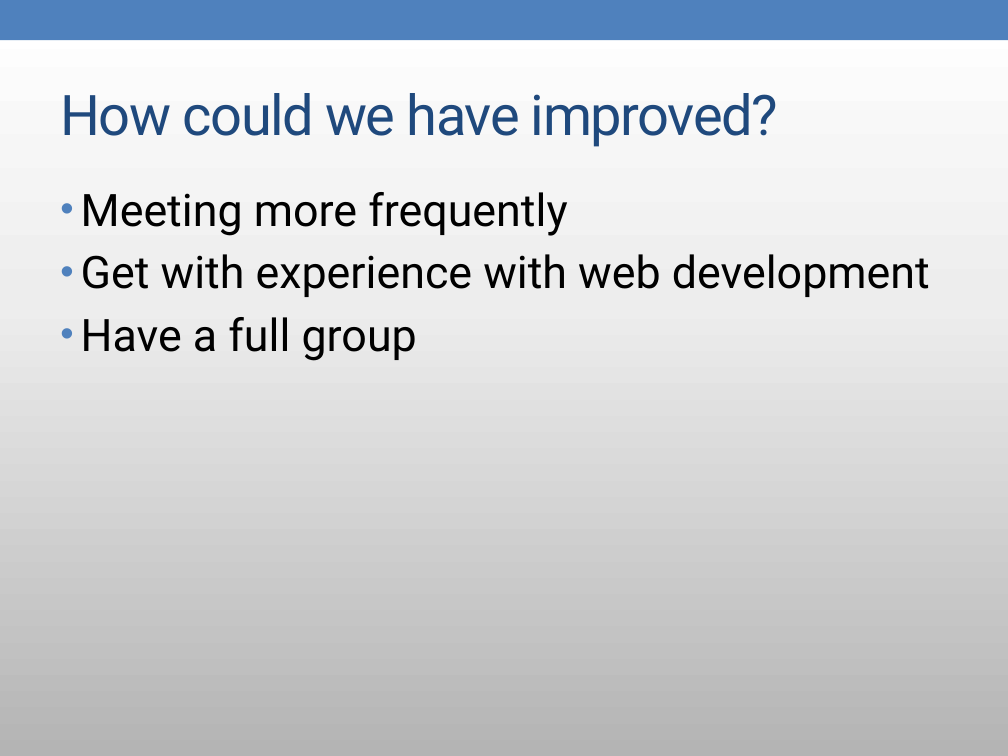
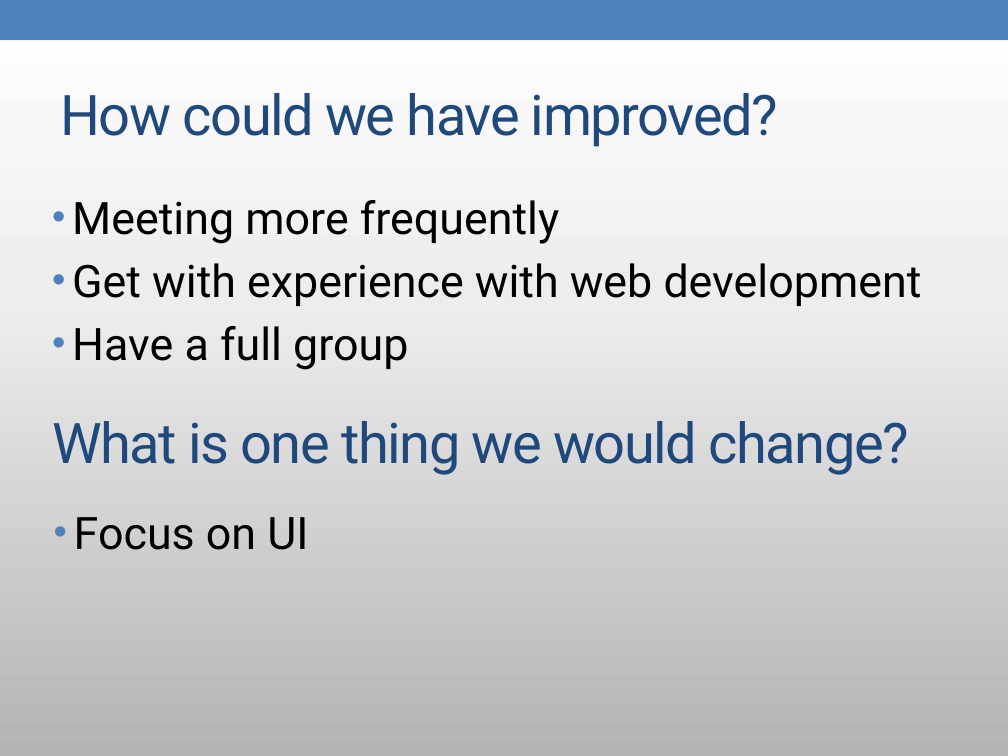
Before and after one commit to yotengo/MaverickApplicationsCorporation, a slide deck: slide 10 of doc/phase4/Mac reflection presentation.pptx. Drawn at 1008x756 pixels with LibreOffice and Linux fonts; fonts in the diff are those of the drawing. Boxes give left, top, right and bottom in pixels: in the first picture for what was removed or moved away, otherwise in the second. Text is boxed around its words. In the diff, an @@ line names an element or a change of style, - is before the commit and + after.

```diff
--- a/doc/phase4/Mac reflection presentation.pptx
+++ b/doc/phase4/Mac reflection presentation.pptx
@@ text "Meeting more frequently": place and size @@
-text "Meeting more frequently" at [81,192,930,361]
+text "Meeting more frequently" at [72,200,922,370]
@@ text added at [52,421,910,475], 40 pt, text #1F497D @@
+What is one thing we would change?
@@ text added at [74,517,308,550], 32 pt, text #000000 @@
+• Focus on UI
```
Also in this commit, not shown: 2 other slides changed, 1 slide added, 2 slides removed, 2 other files.
